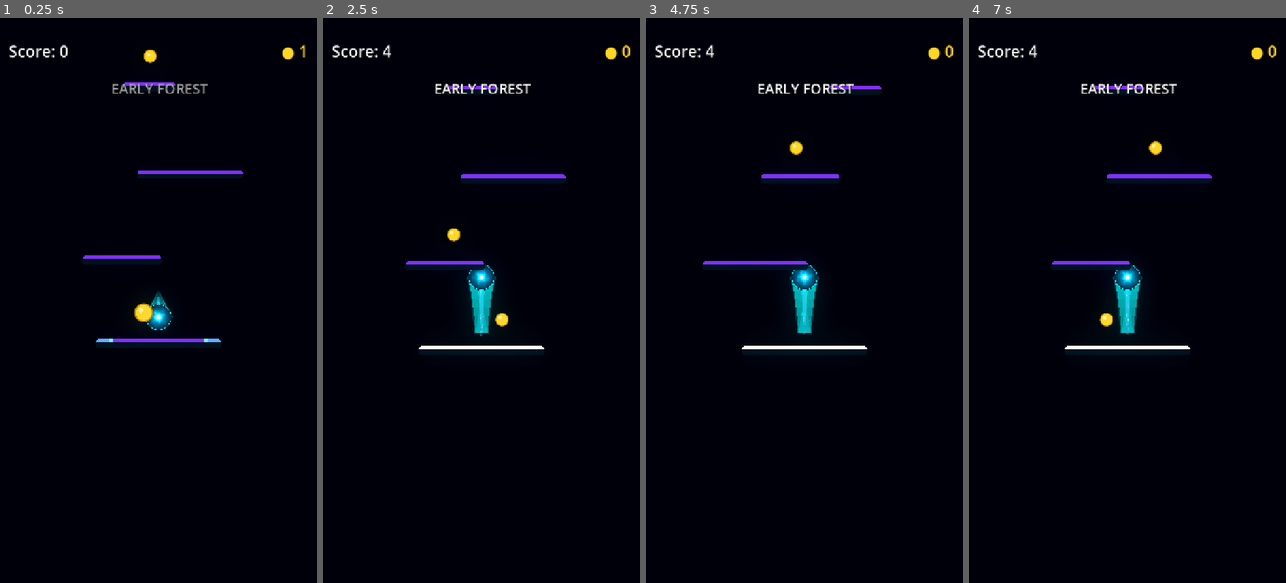
Above: before the commit, frames 1-4 (left to right).
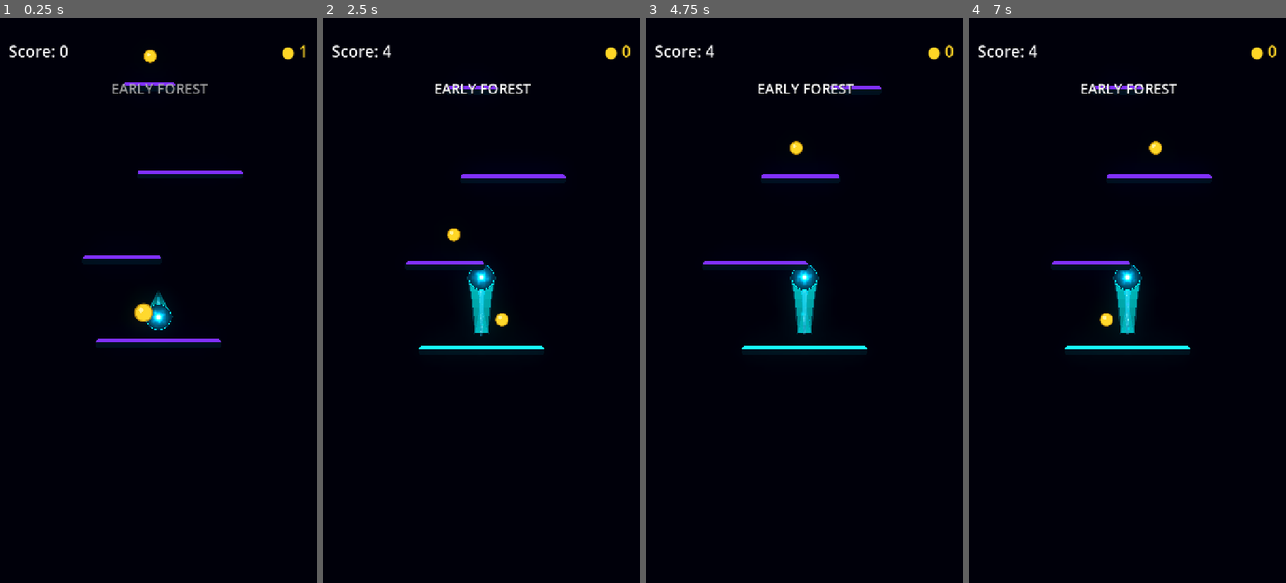
Above: after the commit, the same moments.

Repository: Kryodo/TowerJump
Game: Godot game, scene res://scenes/main.tscn
The game is run twice, just before and just after one commit, with the same random seed, the same clock (stepped at 60 frames per second) and the same inputs.
Inputs (mouse positions are in pixels of both pictures, inside the frame that each line leads up to):
- Up to frame 1 (0.25 s): no input
- Up to frame 2 (2.5 s): move the mouse to (551, 272) at 0.52 s; hold Right (ui_right) 0.53-1.25 s; click (551, 272) at 0.67 s; drag from (418, 328) to (471, 193) at 1.27 s; click "Nochmal spielen" at 2 s
- Up to frame 3 (4.75 s): move the mouse to (836, 176) at 2.77 s; hold Left (ui_left) 2.78-3.5 s; drag from (788, 413) to (709, 215) at 3.52 s; click "Nochmal spielen" at 4.25 s
- Up to frame 4 (7 s): move the mouse to (1222, 385) at 5.02 s; hold Right (ui_right) 5.03-5.75 s; drag from (1032, 215) to (1117, 277) at 5.77 s; click "Nochmal spielen" at 6.5 s

The runs differ from the first frame. In frame 1, less than 0.1% of the frame differs, in the area x 30-70%, y 56-58%; in frame 2, 0.2%, in the area x 30-70%, y 58-59%; in frame 3, 0.2%; in frame 4, 0.2%.
Error after the commit: Parse Error: Expected indented block after "if" block. (res://scripts/landing/landing_feedback_controller.gd:202)

Commit message:
Separate landing target identity from exact X prediction

Diff:
--- a/scripts/landing/landing_feedback_controller.gd
+++ b/scripts/landing/landing_feedback_controller.gd
@@ -26,7 +26,6 @@
 const LANDING_FEEDBACK_TARGET_META := "_towerjump_landing_feedback_target"
 
 const TARGET_SWITCH_DY_MARGIN := 36.0
-const TARGET_LOSS_GRACE_TIME := 0.09
 
 const LandingPredictionFilterScript := preload(
 	"res://scripts/landing/landing_prediction_filter.gd"
@@ -44,8 +43,6 @@
 var _retracting_targets: Array[Node2D] = []
 
 var _prediction_filter: LandingPredictionFilter = LandingPredictionFilter.new()
-var _last_valid_prediction: Dictionary = {}
-var _last_valid_prediction_at_msec: int = 0
 
 func _ready() -> void:
 	_ball = get_node_or_null(ball_path) as CharacterBody2D
@@ -88,8 +85,6 @@
 	if predicted_target != previous_target:
 		_approach_target = predicted_target
 		_prediction_filter.reset()
-		_last_valid_prediction = {}
-		_last_valid_prediction_at_msec = 0
 
 		if (
 			previous_target != null
@@ -173,9 +168,6 @@
 		)
 
 		if not current_prediction.is_empty():
-			_last_valid_prediction = current_prediction.duplicate()
-			_last_valid_prediction_at_msec = Time.get_ticks_msec()
-
 			if best_prediction.is_empty():
 				return current_prediction
 
@@ -195,41 +187,19 @@
 			if best_dy >= current_dy - TARGET_SWITCH_DY_MARGIN:
 				return current_prediction
 
-		# A real competing platform can still take over normally once it is
-		# clearly better; no additional delay is imposed here.
-		return best_prediction
-
-	# The target's precise prediction can briefly disappear during rapid steering.
-	# Trust the last valid target for only a few frames rather than immediately
-	# tearing down the visual sequence. This protects the timeline without
-	# freezing it or inventing a broader landing zone.
-	if (
-		stable_target != null
-		and stable_target.visible
-		and not _last_valid_prediction.is_empty()
-		and _last_valid_prediction.get("platform") == stable_target
-	):
-		var elapsed: float = (
-			Time.get_ticks_msec() - _last_valid_prediction_at_msec
-		) / 1000.0
-
-		if elapsed <= TARGET_LOSS_GRACE_TIME:
-			var held_prediction: Dictionary = _last_valid_prediction.duplicate()
-			var old_time_to_land := float(
-				held_prediction.get("time_to_land", 0.0)
-			)
-			held_prediction["platform"] = stable_target
-			held_prediction["time_to_land"] = maxf(
-				old_time_to_land - elapsed,
-				0.02
-			)
-			held_prediction["grace_hold"] = true
-			return held_prediction
-
-	_last_valid_prediction = {}
-	_last_valid_prediction_at_msec = 0
-
-	if not best_prediction.is_empty():
+			return best_prediction
+
+		# The platform is already the established landing target, but its exact
+		# future X briefly fell outside the narrow prediction corridor. Separate
+		# target identity from exact landing-point accuracy: if the ball is already
+		# descending toward this platform and is physically close enough to land,
+		# keep the target rather than cancelling the whole visual sequence.
+		var committed_prediction := _get_committed_target_prediction(
+			stable_target
+		)
+		if not committed_prediction.is_empty():
+			return committed_prediction
+		if not best_prediction.is_empty():
 		_ball.set_meta(
 			LANDING_FEEDBACK_TARGET_META,
 			best_prediction["platform"]
@@ -238,6 +208,134 @@
 		_ball.set_meta(LANDING_FEEDBACK_TARGET_META, null)
 
 	return best_prediction
+func _get_committed_target_prediction(
+	platform: Node2D
+) -> Dictionary:
+	if platform == null or not is_instance_valid(platform):
+		return {}
+
+	if not platform.visible or not platform.has_method("get_landing_approach_progress"):
+		return {}
+
+	# Only protect a target that has already become meaningfully active. A
+	# platform that was never selected cannot enter this fallback.
+	var approach_progress: float = (
+		platform.get_landing_approach_progress()
+	)
+	if approach_progress < 0.15:
+		return {}
+
+	var g: float = float(_ball.gravity)
+	var vy: float = float(_ball.velocity.y)
+
+	# This fallback is intentionally descent-only. After bouncing from A, A is
+	# above the ball, so the safeguard cannot keep A alive and block the next
+	# platform target.
+	if g <= 0.0 or vy <= 0.0:
+		return {}
+
+	var platform_half_width: float = float(
+		platform.call("half_width")
+	)
+	var platform_half_height: float = float(
+		platform.get("height")
+	) * 0.5
+	var contact_y: float = (
+		platform.global_position.y
+		- platform_half_height
+		- float(_ball.radius)
+	)
+	var vertical_gap: float = (
+		contact_y - _ball.global_position.y
+	)
+
+	if vertical_gap <= 0.0:
+		return {}
+
+	var discriminant: float = (
+		vy * vy
+		+ 2.0 * g * vertical_gap
+	)
+	if discriminant < 0.0:
+		return {}
+
+	var time_to_contact: float = (
+		-vy + sqrt(discriminant)
+	) / g
+
+	# This is deliberately not a global grace period. It only protects an
+	# already-active target during the useful final part of the descent.
+	const COMMITTED_TARGET_MAX_TIME := 0.65
+	if time_to_contact > COMMITTED_TARGET_MAX_TIME:
+		return {}
+
+	var screen_width: float = float(
+		get_viewport().get_visible_rect().size.x
+	)
+	var local_x: float = _shortest_local_x(
+		_ball.global_position.x,
+		platform.global_position.x,
+		screen_width
+	)
+
+	var physical_half_width: float = (
+		platform_half_width + float(_ball.radius)
+	)
+
+	# Only a small physical buffer beyond the real contact corridor is allowed.
+	# This is not a broad reachability envelope.
+	const COMMITTED_X_BUFFER := 18.0
+	var committed_half_width: float = (
+		physical_half_width + COMMITTED_X_BUFFER
+	)
+
+	if absf(local_x) > committed_half_width:
+		return {}
+
+	# If the ball is just outside the real corridor, require its current
+	# horizontal velocity to be pointing back toward the platform. This prevents
+	# a target from staying committed while the player is genuinely steering away.
+	if absf(local_x) > physical_half_width:
+		var toward_platform := -signf(local_x)
+		if (
+			absf(_ball.velocity.x) < 60.0
+			or signf(_ball.velocity.x) != toward_platform
+		):
+			return {}
+
+	# Use the nearest physically valid contact point as the temporary visual
+	# guidance X. The prediction filter remains the single smoothing layer.
+	var committed_local_x: float = clampf(
+		local_x,
+		-physical_half_width,
+		physical_half_width
+	)
+	var guidance_x: float = _wrap_x(
+		platform.global_position.x + committed_local_x,
+		screen_width
+	)
+
+	var edge_factor := 0.0
+	if platform_half_width > 0.0:
+		edge_factor = clampf(
+			inverse_lerp(
+				platform_half_width * 0.20,
+				platform_half_width,
+				absf(local_x)
+			),
+			0.0,
+			1.0
+		)
+
+	return {
+		"platform": platform,
+		"time_to_land": time_to_contact,
+		"predicted_x": guidance_x,
+		"local_x": local_x,
+		"edge_factor": edge_factor,
+		"committed_target": true,
+	}
+
 func _get_platform_prediction(
 	ball: CharacterBody2D,
 	platform: Node2D
